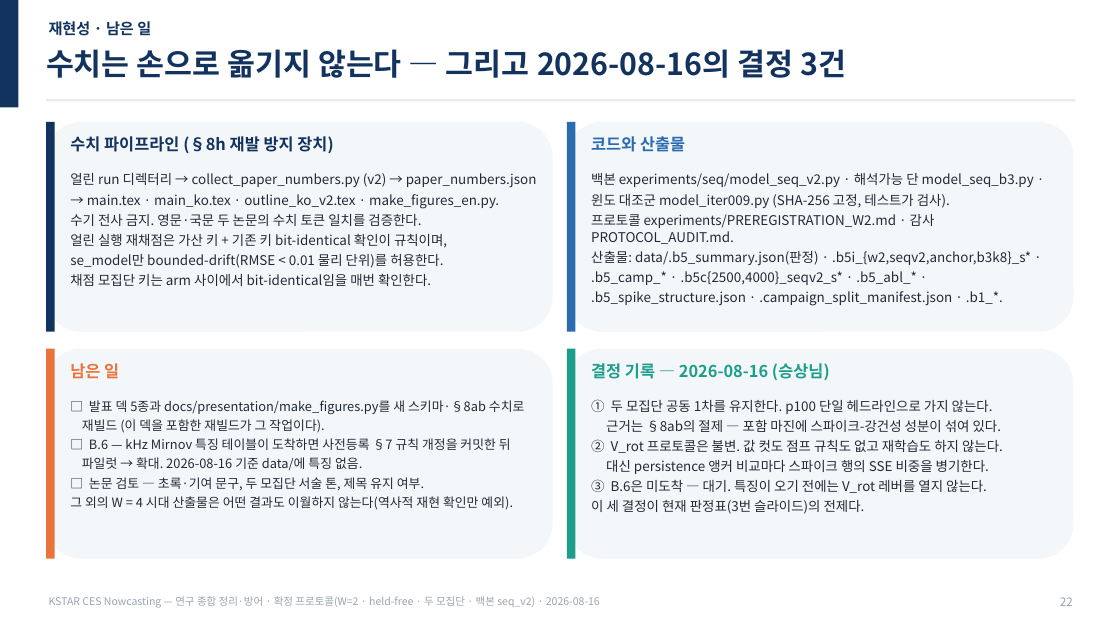
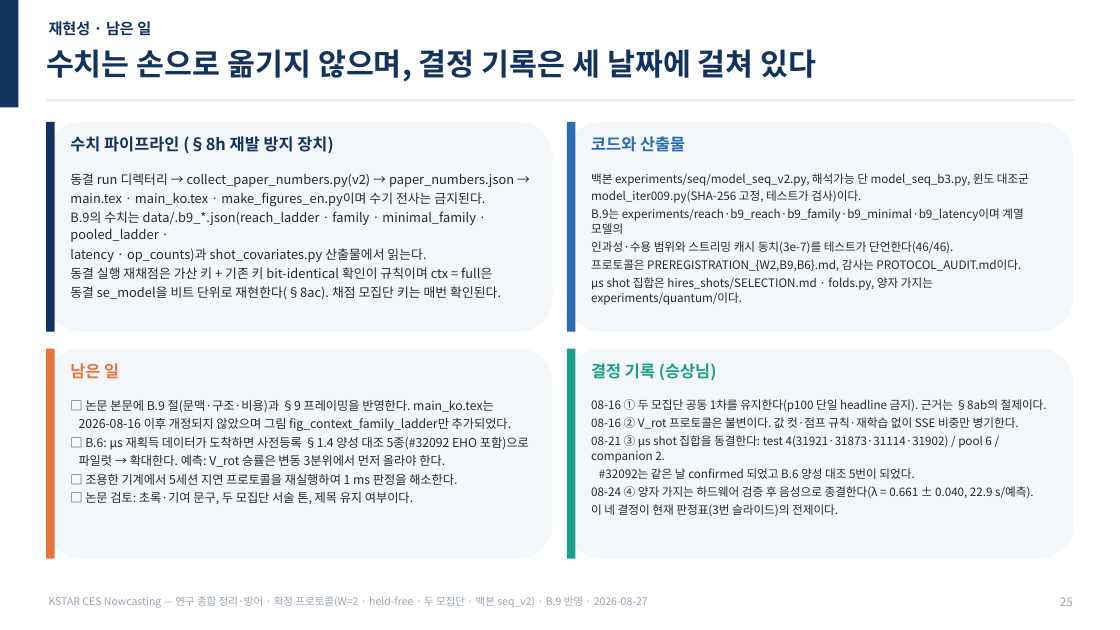
Before and after one commit to iseungsang01/ml-intern-revision, a slide deck: slide 25 of docs/presentation/KSTAR_CES_종합방어.pptx (slide 22 before the commit). Drawn at 1120x630 pixels with LibreOffice and Linux fonts; fonts in the diff are those of the drawing. Boxes give left, top, right and bottom in pixels: in the first picture for what was removed or moved away, otherwise in the second. Text is boxed around its words. In the diff, an @@ line names an element or a change of style, - is before the commit and + after.

```diff
--- a/docs/presentation/KSTAR_CES_종합방어.pptx
+++ b/docs/presentation/KSTAR_CES_종합방어.pptx
@@ text at (x1=46, y1=49, x2=817, y2=82): text changed @@
-수치는 손으로 옮기지 않는다 — 그리고 2026-08-16의 결정 3건
+수치는 손으로 옮기지 않으며, 결정 기록은 세 날짜에 걸쳐 있다
@@ text at (x1=70, y1=173, x2=514, y2=299): text changed; size 11.5 to 11 pt @@
-얼린 run 디렉터리 → collect_paper_numbers.py (v2) → paper_numbers.json
-→ main.tex · main_ko.tex · outline_ko_v2.tex · make_figures_en.py.
-수기 전사 금지. 영문·국문 두 논문의 수치 토큰 일치를 검증한다.
-얼린 실행 재채점은 가산 키 + 기존 키 bit-identical 확인이 규칙이며,
-se_model만 bounded-drift(RMSE < 0.01 물리 단위)를 허용한다.
-채점 모집단 키는 arm 사이에서 bit-identical임을 매번 확인한다.
+동결 run 디렉터리 → collect_paper_numbers.py(v2) → paper_numbers.json →
+main.tex · main_ko.tex · make_figures_en.py이며 수기 전사는 금지된다.
+B.9의 수치는 data/.b9_*.json(reach_ladder · family · minimal_family · pooled_ladder ·
+latency · op_counts)과 shot_covariates.py 산출물에서 읽는다.
+동결 실행 재채점은 가산 키 + 기존 키 bit-identical 확인이 규칙이며 ctx = full은
+동결 se_model을 비트 단위로 재현한다(§8ac). 채점 모집단 키는 매번 확인된다.
@@ text at (x1=591, y1=173, x2=1029, y2=305): text changed; size 11.5 to 10 pt @@
-백본 experiments/seq/model_seq_v2.py · 해석가능 단 model_seq_b3.py ·
-윈도 대조군 model_iter009.py (SHA-256 고정, 테스트가 검사).
-프로토콜 experiments/PREREGISTRATION_W2.md · 감사 PROTOCOL_AUDIT.md.
-산출물: data/.b5_summary.json(판정) · .b5i_{w2,seqv2,anchor,b3k8}_s* ·
-.b5_camp_* · .b5c{2500,4000}_seqv2_s* · .b5_abl_* ·
-.b5_spike_structure.json · .campaign_split_manifest.json · .b1_*.
+백본 experiments/seq/model_seq_v2.py, 해석가능 단 model_seq_b3.py, 윈도 대조군
+model_iter009.py(SHA-256 고정, 테스트가 검사)이다.
+B.9는 experiments/reach·b9_reach·b9_family·b9_minimal·b9_latency이며 계열 모델의
+인과성·수용 범위와 스트리밍 캐시 동치(3e-7)를 테스트가 단언한다(46/46).
+프로토콜은 PREREGISTRATION_{W2,B9,B6}.md, 감사는 PROTOCOL_AUDIT.md이다.
+μs shot 집합은 hires_shots/SELECTION.md · folds.py, 양자 가지는 experiments/quantum/이다.
@@ text at (x1=591, y1=363, x2=717, y2=380): text changed @@
-결정 기록 — 2026-08-16 (승상님)
+결정 기록 (승상님)
@@ text at (x1=79, y1=400, x2=529, y2=504): text changed; size 11 to 10.5 pt @@
-□ 발표 덱 5종과 docs/presentation/make_figures.py를 새 스키마·§8ab 수치로
-재빌드 (이 덱을 포함한 재빌드가 그 작업이다).
-□ B.6 — kHz Mirnov 특징 테이블이 도착하면 사전등록 §7 규칙 개정을 커밋한 뒤
-파일럿 → 확대. 2026-08-16 기준 data/에 특징 없음.
-□ 논문 검토 — 초록·기여 문구, 두 모집단 서술 톤, 제목 유지 여부.
-그 외의 W = 4 시대 산출물은 어떤 결과도 이월하지 않는다(역사적 재현 확인만 예외).
+□ 논문 본문에 B.9 절(문맥·구조·비용)과 §9 프레이밍을 반영한다. main_ko.tex는
+2026-08-16 이후 개정되지 않았으며 그림 fig_context_family_ladder만 추가되었다.
+□ B.6: μs 재획득 데이터가 도착하면 사전등록 §1.4 양성 대조 5종(#32092 EHO 포함)으로
+파일럿 → 확대한다. 예측: V_rot 승률은 변동 3분위에서 먼저 올라야 한다.
+□ 조용한 기계에서 5세션 지연 프로토콜을 재실행하여 1 ms 판정을 해소한다.
+□ 논문 검토: 초록·기여 문구, 두 모집단 서술 톤, 제목 유지 여부이다.
@@ text at (x1=591, y1=399, x2=1047, y2=516): text changed; size 11.5 to 10 pt @@
-① 두 모집단 공동 1차를 유지한다. p100 단일 헤드라인으로 가지 않는다.
-근거는 §8ab의 절제 — 포함 마진에 스파이크-강건성 성분이 섞여 있다.
-② V_rot 프로토콜은 불변. 값 컷도 점프 규칙도 없고 재학습도 하지 않는다.
-대신 persistence 앵커 비교마다 스파이크 행의 SSE 비중을 병기한다.
-③ B.6은 미도착 — 대기. 특징이 오기 전에는 V_rot 레버를 열지 않는다.
-이 세 결정이 현재 판정표(3번 슬라이드)의 전제다.
+08-16 ① 두 모집단 공동 1차를 유지한다(p100 단일 headline 금지). 근거는 §8ab의 절제이다.
+08-16 ② V_rot 프로토콜은 불변이다. 값 컷·점프 규칙·재학습 없이 SSE 비중만 병기한다.
+08-21 ③ μs shot 집합을 동결한다: test 4(31921·31873·31114·31902) / pool 6 / companion 2.
+#32092는 같은 날 confirmed 되었고 B.6 양성 대조 5번이 되었다.
+08-24 ④ 양자 가지는 하드웨어 검증 후 음성으로 종결한다(λ = 0.661 ± 0.040, 22.9 s/예측).
+이 네 결정이 현재 판정표(3번 슬라이드)의 전제이다.
@@ text at (x1=49, y1=596, x2=648, y2=608): text changed @@
-KSTAR CES Nowcasting — 연구 종합 정리·방어 · 확정 프로토콜(W=2 · held-free · 두 모집단 · 백본 seq_v2) · 2026-08-16
+KSTAR CES Nowcasting — 연구 종합 정리·방어 · 확정 프로토콜(W=2 · held-free · 두 모집단 · 백본 seq_v2) · B.9 반영 · 2026-08-27
@@ text at (x1=1060, y1=597, x2=1073, y2=606): text changed @@
-22
+25
```
Also in this commit, not shown: 21 other slides changed, 3 slides added, 4 other files.
